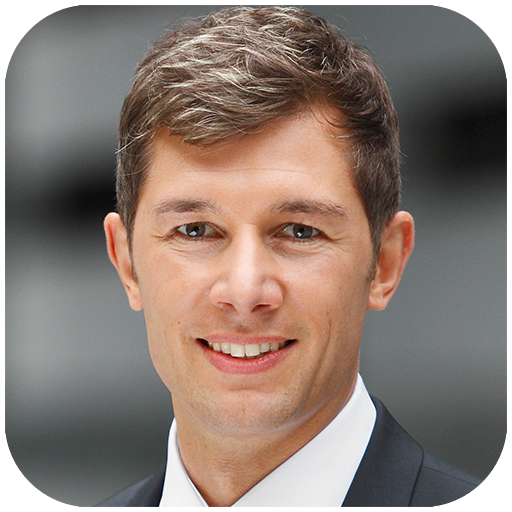
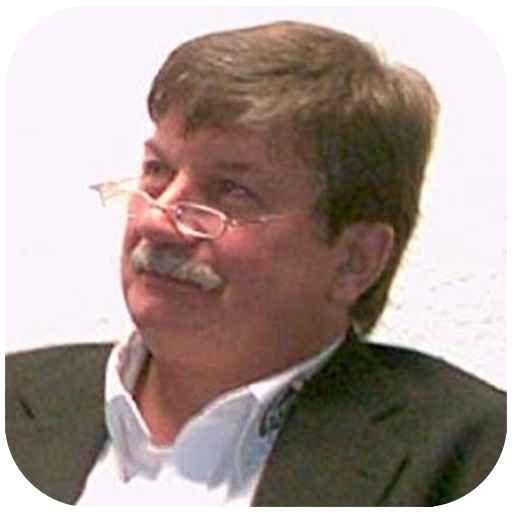
Comparing the layer stacks of the two 512x512 images. Changes:
painted on "Ebene 2" over [5, 5, 507, 507]
